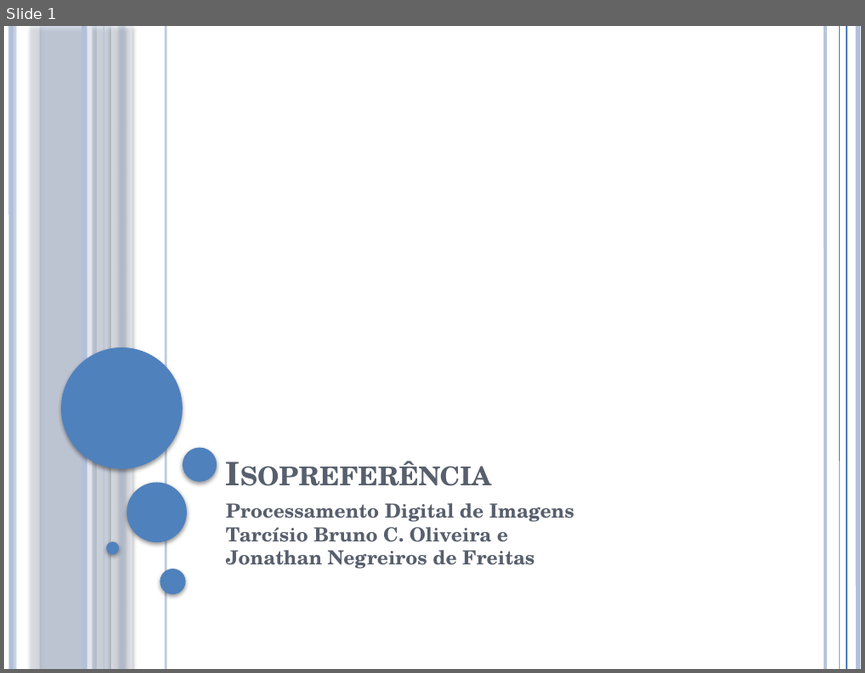
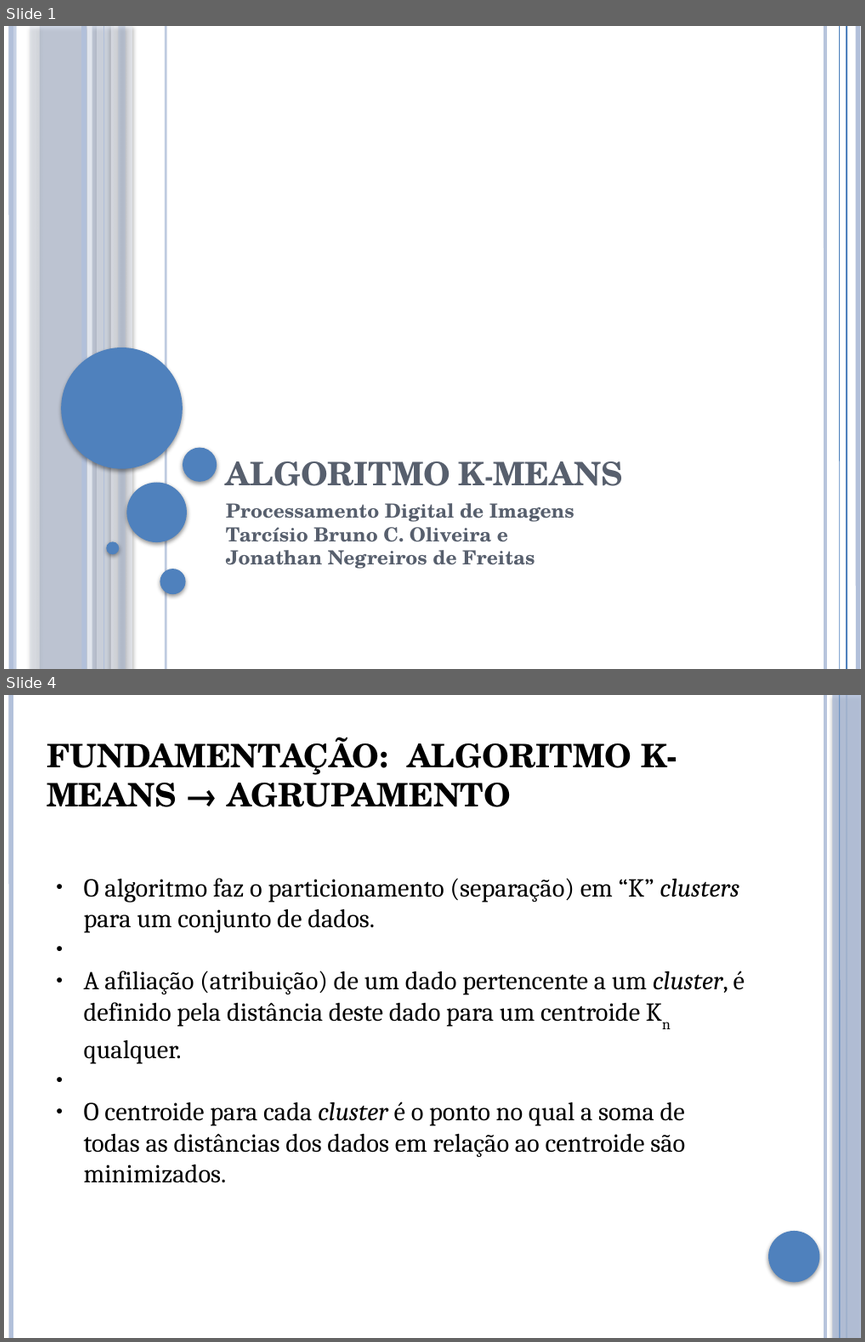
Before and after one commit to brunoliveira8/pdi, a slide deck: trabalho 4/apresentacao.pptx. Shown one above the other, each under a label of ours: slide 1 before the commit, slides 1 and 4 after it; the slides between them are not shown. The pictures are 865x673 and 865x1342 pixels, drawn with LibreOffice and Linux fonts; fonts in the diff are those of the drawing. Boxes give left, top, right and bottom in pixels: in the first picture for what was removed or moved away, otherwise in the second. Text is boxed around its words. In the diff, an @@ line names an element or a change of style, - is before the commit and + after.

```diff
--- a/trabalho 4/apresentacao.pptx
+++ b/trabalho 4/apresentacao.pptx
@@ slide 4 added at (4, 695, 861, 1338), background #FFFFFF; not listed: 3 template elements that a slide beside it also shows @@
@@ line added from (825, 695) to (826, 1338), #B3C1DB 3 pt @@
@@ rectangle added at (833, 695, 861, 1338), fill #B3C1DB at 87% opacity @@
@@ text added at (46, 737, 678, 807), 30 pt, text #000000, bold @@
+FUNDAMENTAÇÃO: ALGORITMO K-MEANS → AGRUPAMENTO
@@ text added at (84, 878, 744, 1183), 24 pt, text #000000 @@
+● O algoritmo faz o particionamento (separação) em “K” clusters para um conjunto de dados.
+● A afiliação (atribuição) de um dado pertencente a um cluster, é definido pela distância deste dado para um centroide Kn qualquer.
+● O centroide para cada cluster é o ponto no qual a soma de todas as distâncias dos dados em relação ao centroide são minimizados.
@@ ellipse added at (768, 1231, 820, 1282), fill #4F81BD @@
@@ slide 1 changed as well @@
@@ text at (226, 461, 623, 486): text changed @@
-Isopreferência
+ALGORITMO K-MEANS
```
Also in this commit, not shown: 10 other slides added, 1 slide removed.
